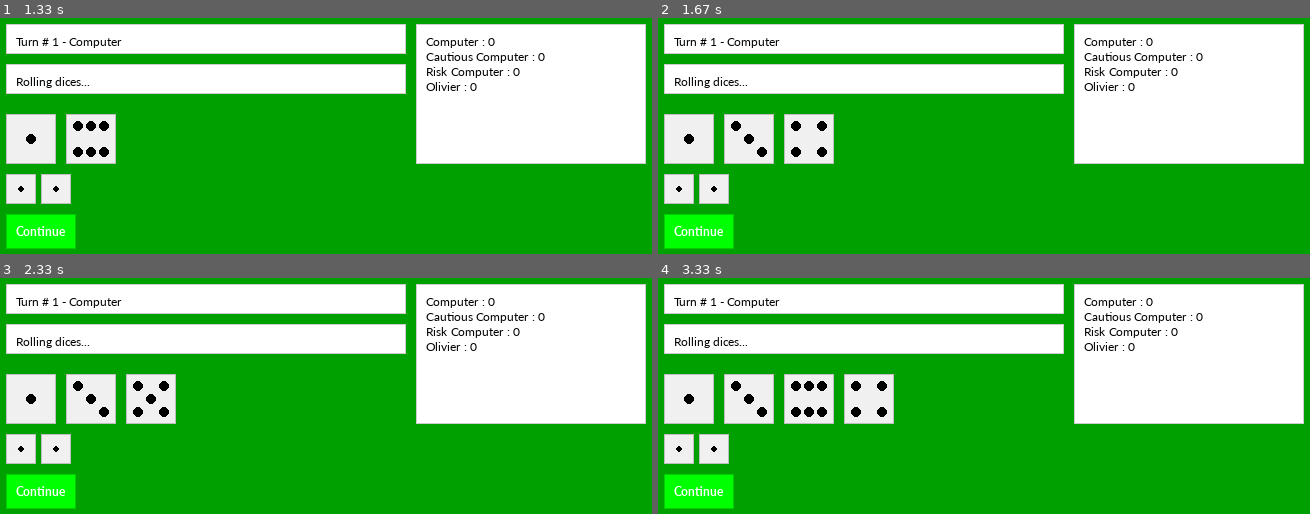
Above: before the commit, frames 1-4 (two rows, left to right).
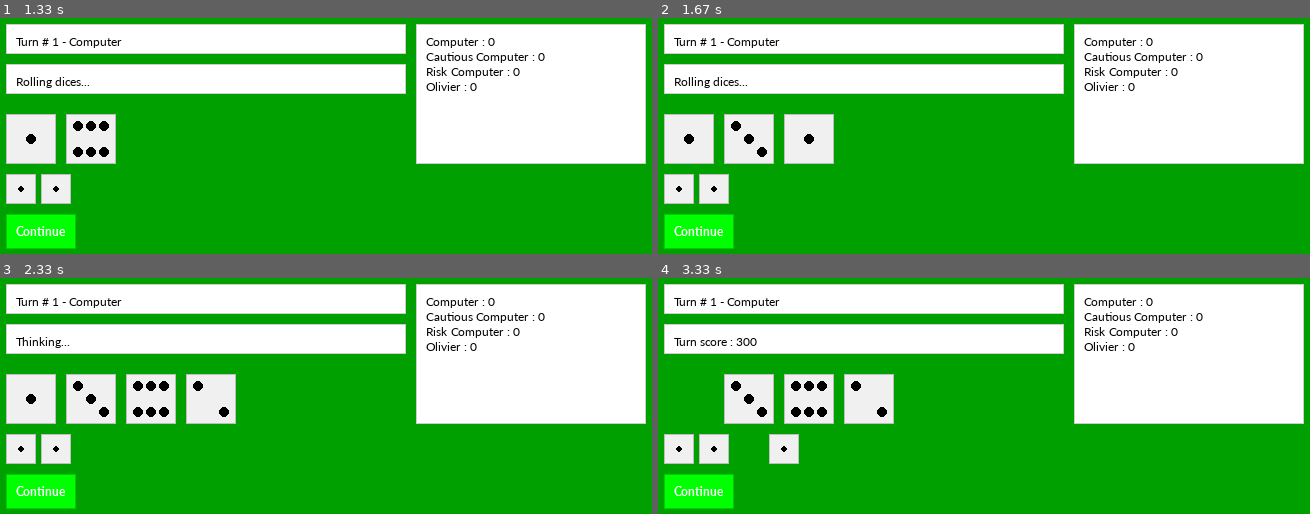
Above: after the commit, the same moments.

Repository: OlivierIrac/experiments
Game: pygame game, started from FarkleDiceGame/pygameMain.py
Two runs of this game, one before a commit and one after it. Both use one fixed random seed, a clock stepped at 60 frames per second and the inputs below.
Inputs (mouse positions are in pixels of both pictures, inside the frame that each line leads up to):
- Up to frame 1 (1.33 s): click "Continue" at 0.38 s; tap Enter at 0.67 s; press the mouse at (423, 51) at 1.03 s; move the mouse to (293, 121) at 1.13 s; release the mouse at (163, 190) at 1.27 s
- Up to frame 2 (1.67 s): press the mouse at (749, 187) at 1.37 s; move the mouse to (768, 136) at 1.47 s; release the mouse at (788, 84) at 1.6 s
- Up to frame 3 (2.33 s): click "Rolling" at 1.72 s
- Up to frame 4 (3.33 s): no input

Frame 1 is identical in both runs. In frame 2, 0.2% of the frame differs, in the area x 20-26%, y 43-59%; in frame 3, 2.0%; in frame 4, 2.6%, in the area x 0-36%, y 25-79%.

Commit message:
fixed UIinfobox displaying "thinking" even for human player

Diff:
--- a/FarkleDiceGame/farkleDiceGame.py
+++ b/FarkleDiceGame/farkleDiceGame.py
@@ -360,9 +360,6 @@
         self.currentPlayer = 0
         scoreForPossibleFollowUp = 0
         nbDicesToThrow = 6
-        print(len(self.players), "players:")
-        for player in self.players:
-            print(player.name)
         self.turn = 1
         while(not gameOver):
             self.updateUI(self, "startTurn", self.currentPlayer)
--- a/FarkleDiceGame/pygameMain.py
+++ b/FarkleDiceGame/pygameMain.py
@@ -272,8 +272,11 @@
                             done = True
                     elif(objectEvent == "diceRollAnimationCompleted"):
                         # dice roll animation completed, start dice Kept animation
-                        pygame.time.set_timer(self.diceKeptUpdateEvent, self.thinkTime)
-                        self.turnInfoBox.update("Thinking...")
+                        if(len(self.dicesKept) != 0):
+                            pygame.time.set_timer(self.diceKeptUpdateEvent, self.thinkTime)
+                            self.turnInfoBox.update("Thinking...")
+                        else:
+                            self.completeDiceAnimation()
 
             if(event.type == pygame.QUIT or (event.type == pygame.KEYDOWN and event.key == pygame.K_ESCAPE)):
                 pygame.quit()
--- a/FarkleDiceGame/pygameUI.py
+++ b/FarkleDiceGame/pygameUI.py
@@ -326,7 +326,7 @@
             self.animationSound.play()
             # increase animation time for last 2 dices to give more suspense
             if(len(self.diceRoll) - self.nbDicesToDraw <= 3):
-                self.animationTime = int(self.animationTime * random.uniform(1.5, 3))
+                self.animationTime = int(self.animationTime * random.uniform(1, 2))
             pygame.time.set_timer(self.animationEvent, self.animationTime)
             self.stopRandomizeDice()
             self.nbDicesToDraw += 1
